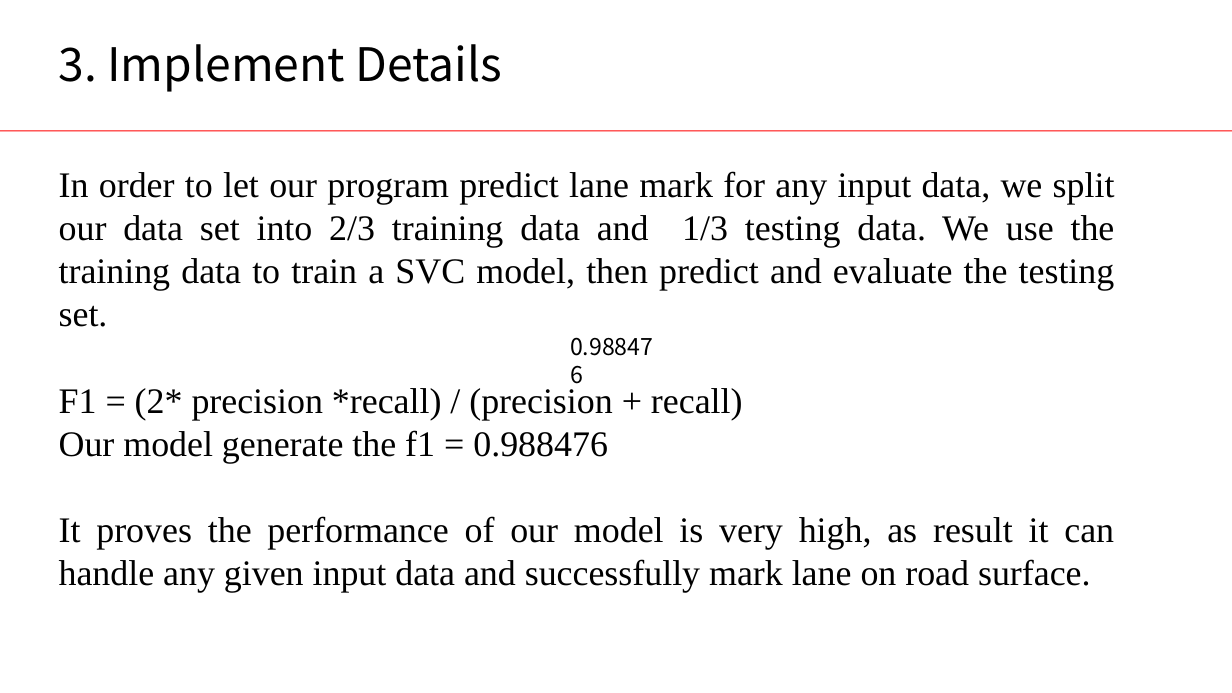
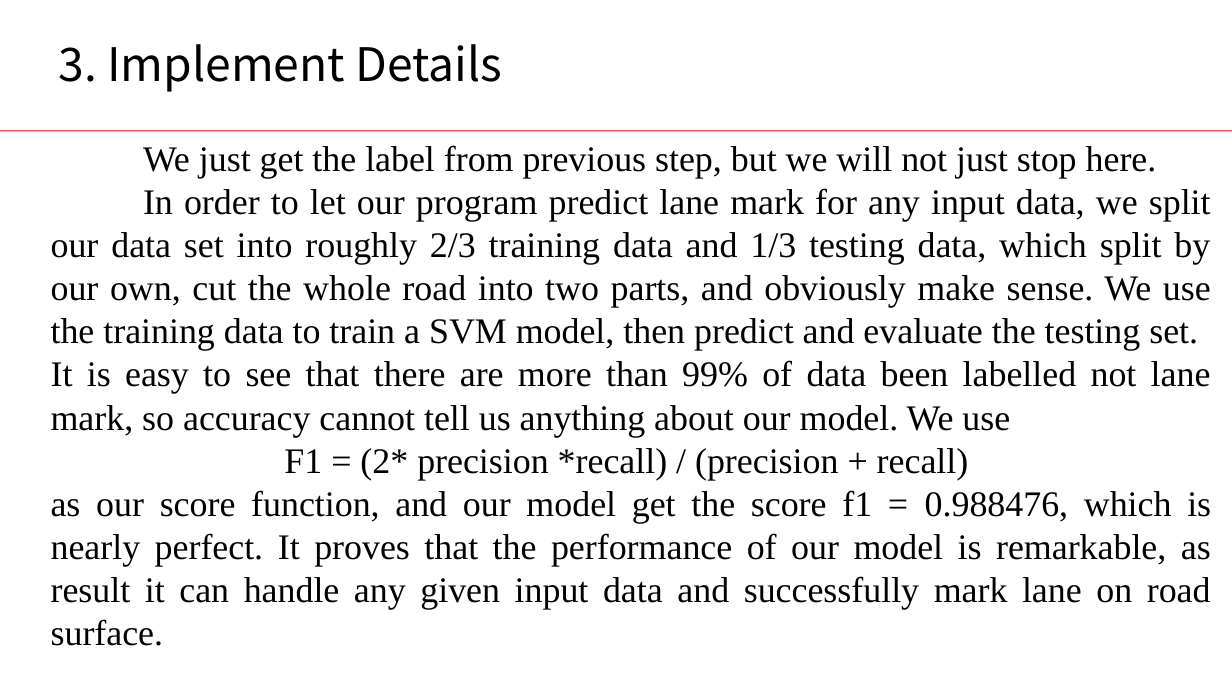
Before and after one commit to jingchengdeng/point_cloud_lane_marking, a slide deck: slide 8 of submission_version/ProjectPresentation.pptx. Drawn at 1232x693 pixels with LibreOffice and Linux fonts; fonts in the diff are those of the drawing; background and template pictures are left out. Boxes give left, top, right and bottom in pixels: in the first picture for what was removed or moved away, otherwise in the second. Text is boxed around its words. In the diff, an @@ line names an element or a change of style, - is before the commit and + after.

```diff
--- a/submission_version/ProjectPresentation.pptx
+++ b/submission_version/ProjectPresentation.pptx
@@ text "We just get the label ...": place and size @@
-text "We just get the label ..." at [59,171,1115,593]
+text "We just get the label ..." at [51,145,1211,646]
@@ text at [51,145,1211,437]: text changed @@
-In order to let our program predict lane mark for any input data, we split our data set into 2/3 training data and 1/3 testing data. We use the training data to train a SVC model, then predict and evaluate the testing set.
+We just get the label from previous step, but we will not just stop here.
+In order to let our program predict lane mark for any input data, we split our data set into roughly 2/3 training data and 1/3 testing data, which split by our own, cut the whole road into two parts, and obviously make sense. We use the training data to train a SVM model, then predict and evaluate the testing set.
+It is easy to see that there are more than 99% of data been labelled not lane mark, so accuracy cannot tell us anything about our model. We use
@@ text at [284,448,969,480]: alignment justified to centre @@
@@ text removed at [473,432,608,457] @@
-0.988476
@@ text at [51,490,1211,646]: text changed @@
-Our model generate the f1 = 0.988476
-It proves the performance of our model is very high, as result it can handle any given input data and successfully mark lane on road surface.
+as our score function, and our model get the score f1 = 0.988476, which is nearly perfect. It proves that the performance of our model is remarkable, as result it can handle any given input data and successfully mark lane on road surface.
```
Also in this commit, not shown: 7 other slides changed, 3 slides added, 7 other files.
